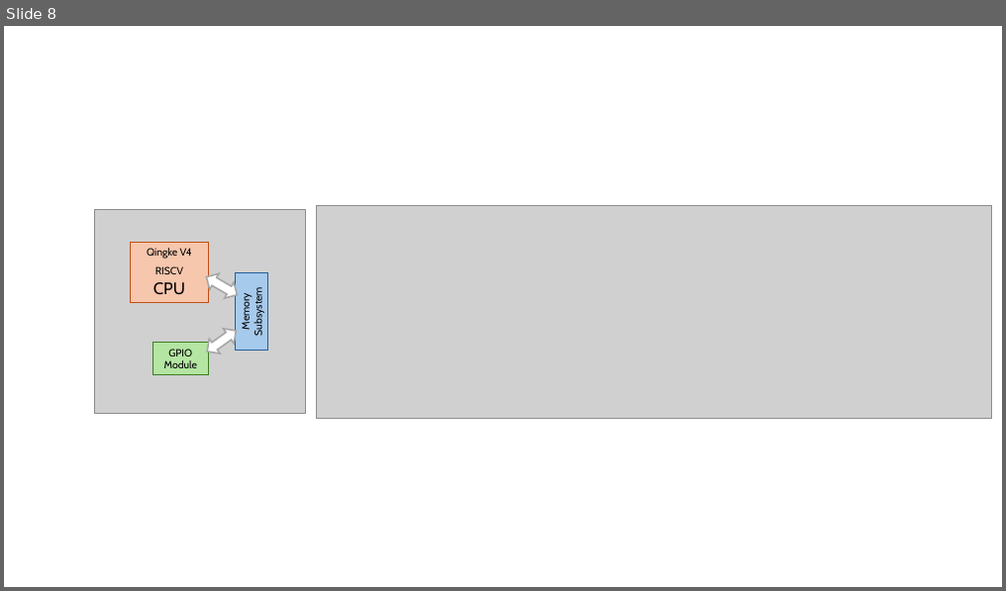
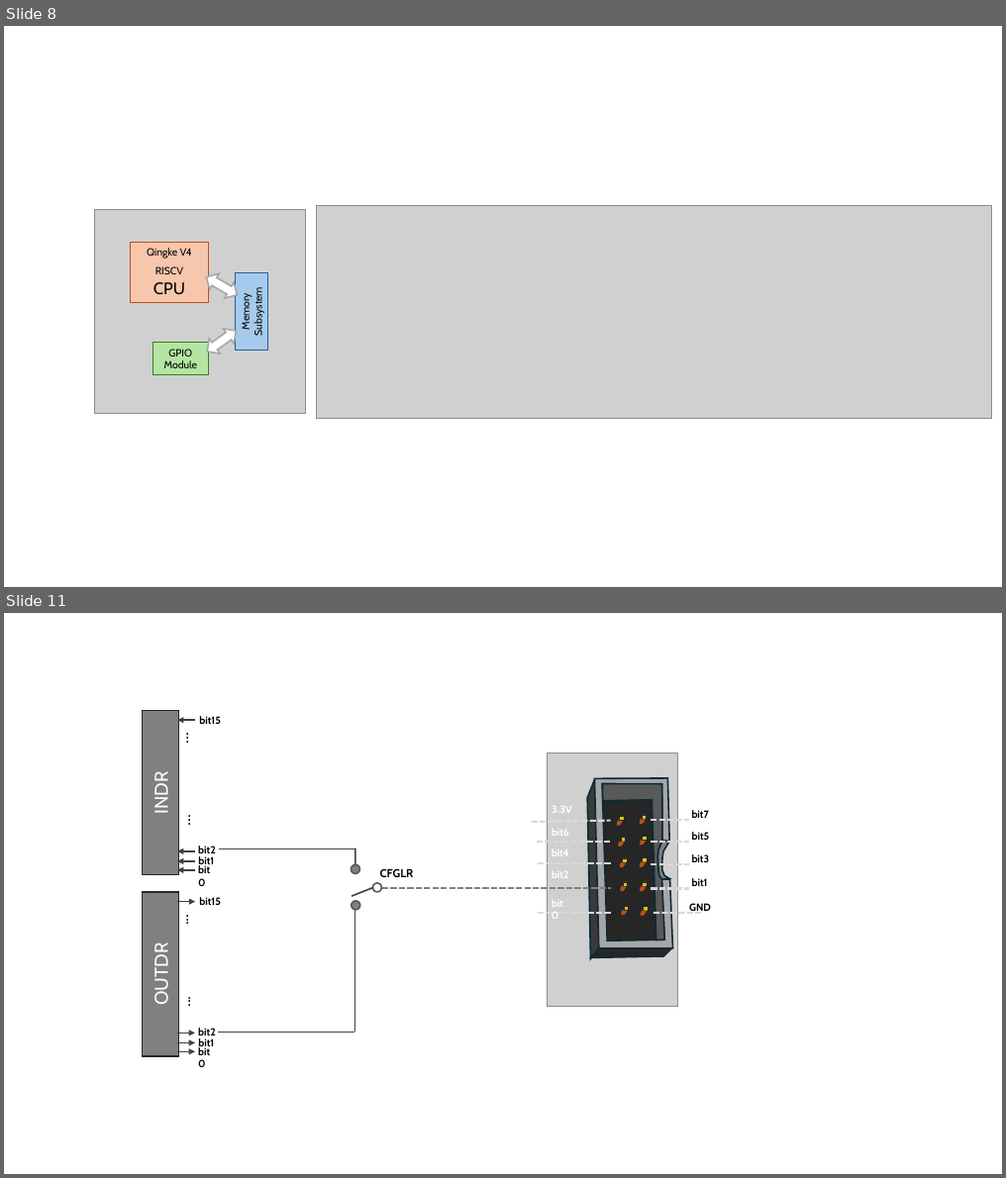
Before and after one commit to elias-at-chalmers/mop-lecture_notes-mirror, a slide deck: images/figures.pptx. Shown one above the other, each under a label of ours: slide 8 before the commit, slides 8 and 11 after it; the slides between them are not shown. The pictures are 1006x591 and 1006x1178 pixels, drawn with LibreOffice and Linux fonts; fonts in the diff are those of the drawing; grey boxes stand for pictures. Boxes give left, top, right and bottom in pixels: in the first picture for what was removed or moved away, otherwise in the second. Text is boxed around its words. In the diff, an @@ line names an element or a change of style, - is before the commit and + after.

```diff
--- a/images/figures.pptx
+++ b/images/figures.pptx
@@ slide 11 added at box(4, 613, 1002, 1174), background #FFFFFF @@
@@ group added at box(143, 711, 225, 880): 6 texts, 4 arrows, 1 rectangle @@
+bit0
+bit1
+bit15
+INDR
+...
+...
+bit2
@@ group added at box(382, 753, 711, 1007): 15 freeform shapes, 11 rectangles, 10 lines, 10 texts, 1 picture @@
+GND
+3.3V
+bit0
+bit2
+bit4
+bit6
+bit1
+bit3
+bit5
+bit7
@@ line added from (219, 850) to (355, 850), #404040 1.5 pt @@
@@ line added from (355, 848) to (355, 865), #404040 1.5 pt @@
@@ ellipse added at box(351, 865, 360, 874), fill #808080, outline #595959 1.5 pt @@
@@ text added at box(380, 868, 414, 877), 11 pt, text #000000, bold @@
+CFGLR
@@ rectangle added at box(143, 892, 179, 1057), fill #808080, outline #262626 1.5 pt, 18 pt, text #FFFFFF @@
+OUTDR
@@ text added at box(166, 902, 196, 934), 18 pt, text #000000 @@
+...
@@ arrow added from (177, 902) to (196, 902), #404040 1.5 pt @@
@@ text added at box(199, 897, 221, 905), 10 pt, text #000000, bold @@
+bit15
@@ ellipse added at box(351, 901, 360, 910), fill #808080, outline #595959 1.5 pt @@
@@ line added from (374, 888) to (351, 896), #404040 1.5 pt @@
@@ line added from (355, 906) to (355, 1032), #404040 1.5 pt @@
@@ ellipse added at box(373, 883, 382, 892), outline #595959 1.5 pt @@
@@ text added at box(168, 983, 198, 1015), 18 pt, text #000000 @@
+...
@@ text added at box(198, 1028, 216, 1036), 10 pt, text #000000, bold @@
+bit2
@@ arrow added from (177, 1052) to (195, 1052), #404040 1.5 pt @@
@@ arrow added from (177, 1044) to (195, 1044), #404040 1.5 pt @@
@@ arrow added from (177, 1033) to (195, 1033), #404040 1.5 pt @@
@@ text added at box(191, 1042, 225, 1062), 10 pt, text #000000, bold @@
+bit0
@@ text added at box(198, 1039, 214, 1050), 10 pt, text #000000, bold @@
+bit1
@@ line added from (218, 1032) to (355, 1032), #404040 1.5 pt @@
```
Also in this commit, not shown: 2 other slides added, 2 other files.
